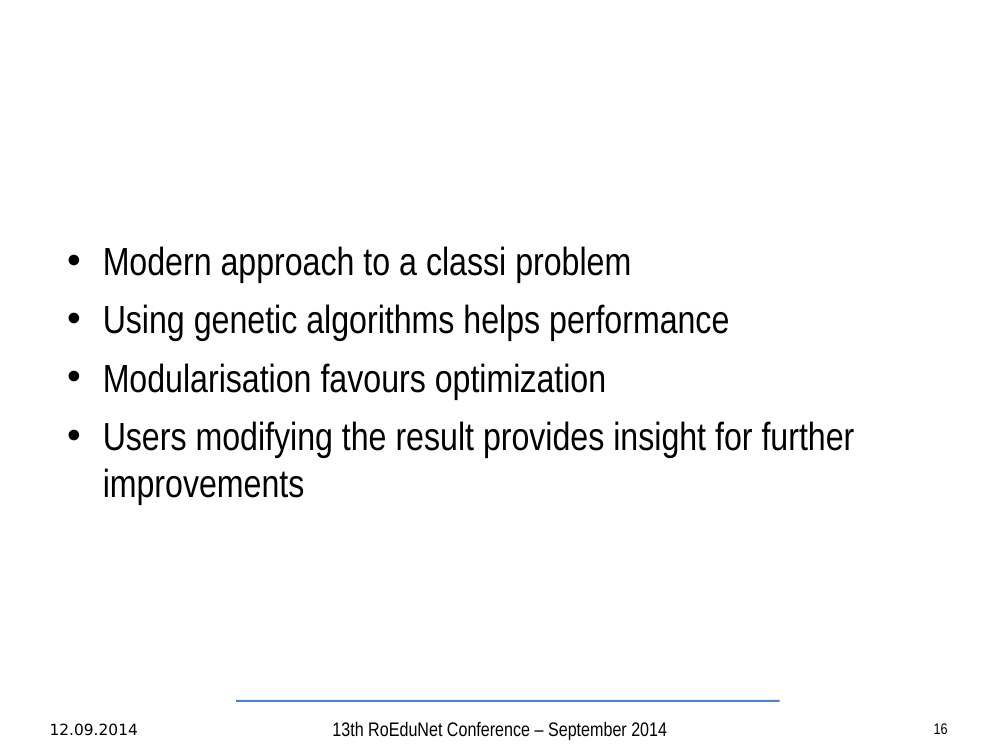
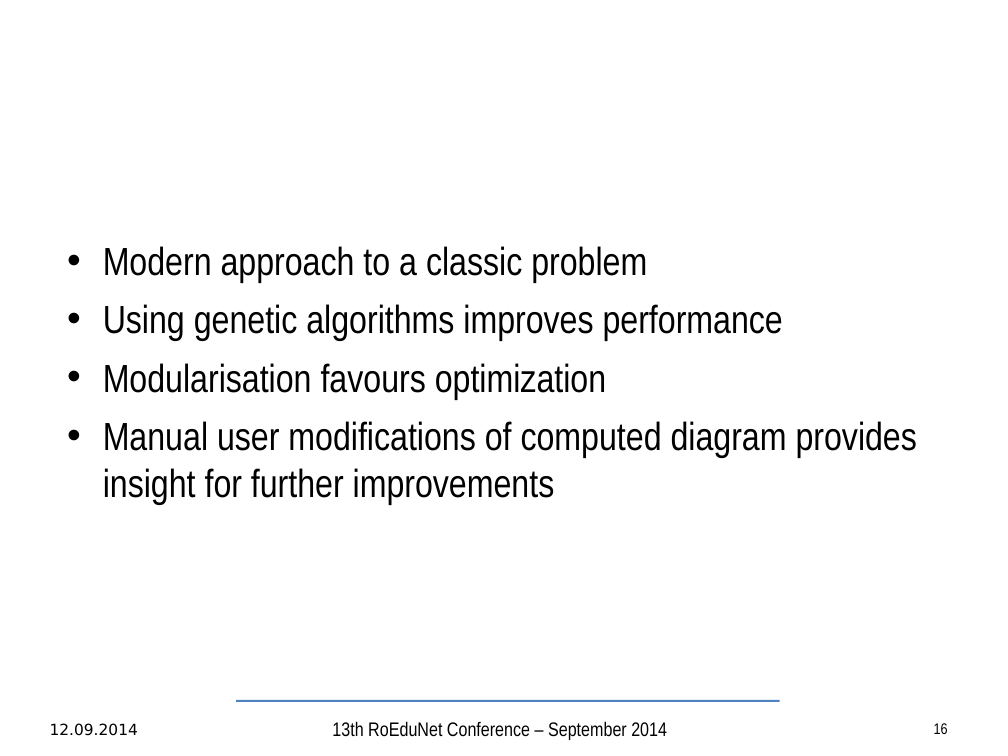
Before and after one commit to TudorVisan/Diploma, a slide deck: slide 16 of andrei.musat/prez/articol/bachelor-slides-en.odp. Drawn at 1008x756 pixels with LibreOffice and Linux fonts; fonts in the diff are those of the drawing; background and template pictures are left out. Boxes give left, top, right and bottom in pixels: in the first picture for what was removed or moved away, otherwise in the second. Text is boxed around its words. In the diff, an @@ line names an element or a change of style, - is before the commit and + after.

```diff
--- a/andrei.musat/prez/articol/bachelor-slides-en.odp
+++ b/andrei.musat/prez/articol/bachelor-slides-en.odp
@@ text at (103,246,783,341): text changed @@
-• Modern approach to a classi problem
-• Using genetic algorithms helps performance
+• Modern approach to a classic problem
+• Using genetic algorithms improves performance
@@ text at (103,421,917,504): text changed @@
-• Users modifying the result provides insight for further improvements
+• Manual user modifications of computed diagram provides insight for further improvements
```
Also in this commit, not shown: 6 other slides changed, 1 slide added, 1 other file.
